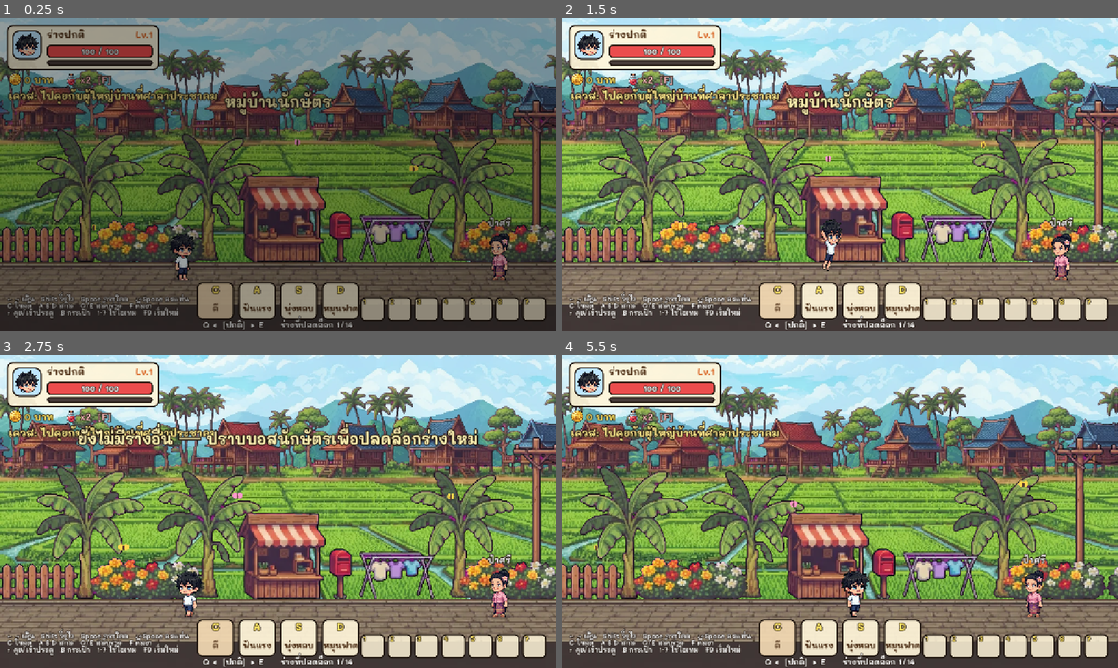
Above: before the commit, frames 1-4 (two rows, left to right).
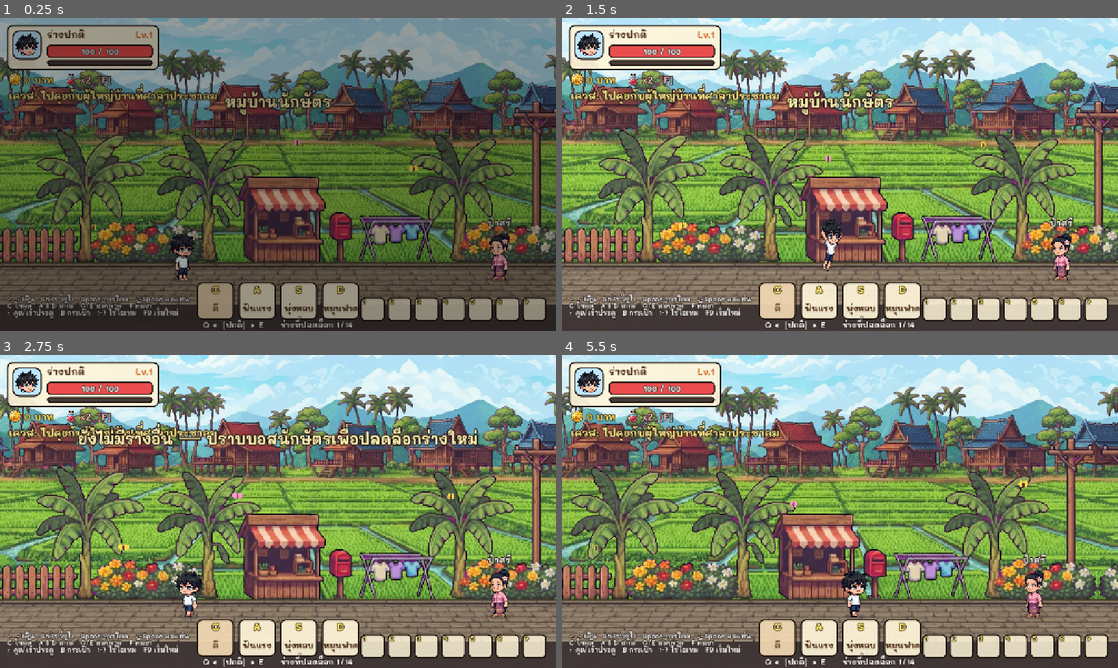
Above: after the commit, the same moments.

Repository: mozila023/naksat-saga
Game: Godot game, scene res://main.tscn
Two runs of this game, one before a commit and one after it. Both use one fixed random seed, a clock stepped at 60 frames per second and the inputs below.
Inputs (mouse positions are in pixels of both pictures, inside the frame that each line leads up to):
- Up to frame 1 (0.25 s): no input
- Up to frame 2 (1.5 s): tap Enter at 0.5 s; move the mouse to (962, 158) at 0.52 s; hold Right (move_right) 0.53-1.25 s; hold C (attack) 0.53-1.25 s; click (962, 158) at 0.67 s; tap Space (jump) at 0.77, 1.07 s; drag from (728, 190) to (812, 237) at 1.27 s
- Up to frame 3 (2.75 s): move the mouse to (333, 442) at 2.02 s; hold Left (move_left) from 2.03 s (still down); tap E (form_next) at 2.1 s
- Up to frame 4 (5.5 s): release Left (move_left) at 2.75 s; drag from (812, 574) to (673, 464) at 2.77 s; move the mouse to (1006, 558) at 3.52 s; hold Right (move_right) 3.53-4.25 s; tap Up (interact) at 3.6 s; tap Space (jump) at 3.77, 4.07 s; drag from (673, 464) to (756, 433) at 4.27 s; move the mouse to (867, 511) at 5.02 s; hold Right (move_right) from 5.03 s (still down); tap 6 (slot_6) at 5.1 s; click (867, 511) at 5.17 s

The runs differ from the first frame. In frame 1, 3.7% of the frame differs, in the area x 0-100%, y 26-78%; in frame 2, 6.7%; in frame 3, 6.7%; in frame 4, 21%, in the area x 0-100%, y 26-80%.

Commit message:
Fix frog leap direction, ground the foreground layer, rarer potions
Co-Authored-By: Claude Fable 5.2 <noreply@anthropic.com>
Claude-Session: https://claude.ai/code/session_01J9NCfWgs9eBq1qjdwjHxHL

Diff:
--- a/stages/stage.gd
+++ b/stages/stage.gd
@@ -22,6 +22,7 @@
 var _spawners: Array = []
 var _t := 0.0
 var _layered := false
+var _road_top := 0.0
 
 
 func _ready() -> void:
@@ -60,7 +61,9 @@
 		_layered = true
 		_add_art_layer(far, 0.92, 400.0 - far.get_height() * 0.92, 0.1, -13)
 		_add_art_layer(mid, s, road_top + 2.0 - mid.get_height() * s, 0.32, -12)
-		_add_art_layer(near, s, road_top + 6.0 - near.get_height() * s, 0.68, -11)
+		# ชั้นต้นไม้/รั้วยืนอยู่บนขอบถนน จึงต้องเลื่อนเท่าถนน (ไม่งั้นโคนจะไถลเหมือนลอย)
+		_add_art_layer(near, s, road_top + 8.0 - near.get_height() * s, 1.0, -11)
+		_road_top = road_top
 	else:
 		# ภาพเดียวทั้งฉาก (เช่น ในถ้ำ): วิวเลื่อนช้ากว่าตัวละคร ส่วนพื้นเลื่อนเท่าตัวละคร
 		_add_art_layer(bg, s, 0.0, 0.5, -10)
@@ -271,6 +274,10 @@
 	var x1 := cx + 1400.0
 	if not has_art():
 		_draw_ground(x0, x1)
+	elif _layered:
+		# เงาจาง ๆ ตรงโคนต้นไม้/รั้วที่ขอบถนน ให้ดูติดพื้น
+		Art.vgrad(self, Rect2(x0, _road_top - 10.0, x1 - x0, 12.0), Color(0.1, 0.15, 0.05, 0.0), Color(0.1, 0.15, 0.05, 0.32))
+		Art.vgrad(self, Rect2(x0, _road_top + 2.0, x1 - x0, 14.0), Color(0.1, 0.1, 0.05, 0.3), Color(0.1, 0.1, 0.05, 0.0))
 	for p in _props:
 		if p["x"] > x0 - 300.0 and p["x"] < x1 + 300.0:
 			_draw_prop(p)
--- a/utilities/game.gd
+++ b/utilities/game.gd
@@ -25,9 +25,9 @@
 # ---------- รางวัลจากมอนสเตอร์ ----------
 # coins = [จำนวนเหรียญต่ำสุด, สูงสุด], coin_value = [มูลค่าต่อเหรียญต่ำสุด, สูงสุด], drops = [[ไอเทม, โอกาส 0..1], ...]
 const REWARDS := {
-	"frog": {"exp": 8, "coins": [1, 2], "coin_value": [2, 4], "drops": [["frog_leg", 0.4], ["potion", 0.06]]},
-	"mushroom": {"exp": 18, "coins": [1, 3], "coin_value": [3, 6], "drops": [["mushroom_cap", 0.4], ["potion", 0.1]]},
-	"tiger": {"exp": 250, "coins": [8, 8], "coin_value": [10, 14], "drops": [["tiger_fang", 1.0], ["potion", 1.0], ["potion", 1.0]]},
+	"frog": {"exp": 8, "coins": [1, 2], "coin_value": [2, 4], "drops": [["frog_leg", 0.4], ["potion", 0.012]]},
+	"mushroom": {"exp": 18, "coins": [1, 3], "coin_value": [3, 6], "drops": [["mushroom_cap", 0.4], ["potion", 0.025]]},
+	"tiger": {"exp": 250, "coins": [8, 8], "coin_value": [10, 14], "drops": [["tiger_fang", 1.0], ["potion", 1.0]]},
 }
 
 var main: Node
Binary file changed: assets/art/frames/frog_hop_1.png
